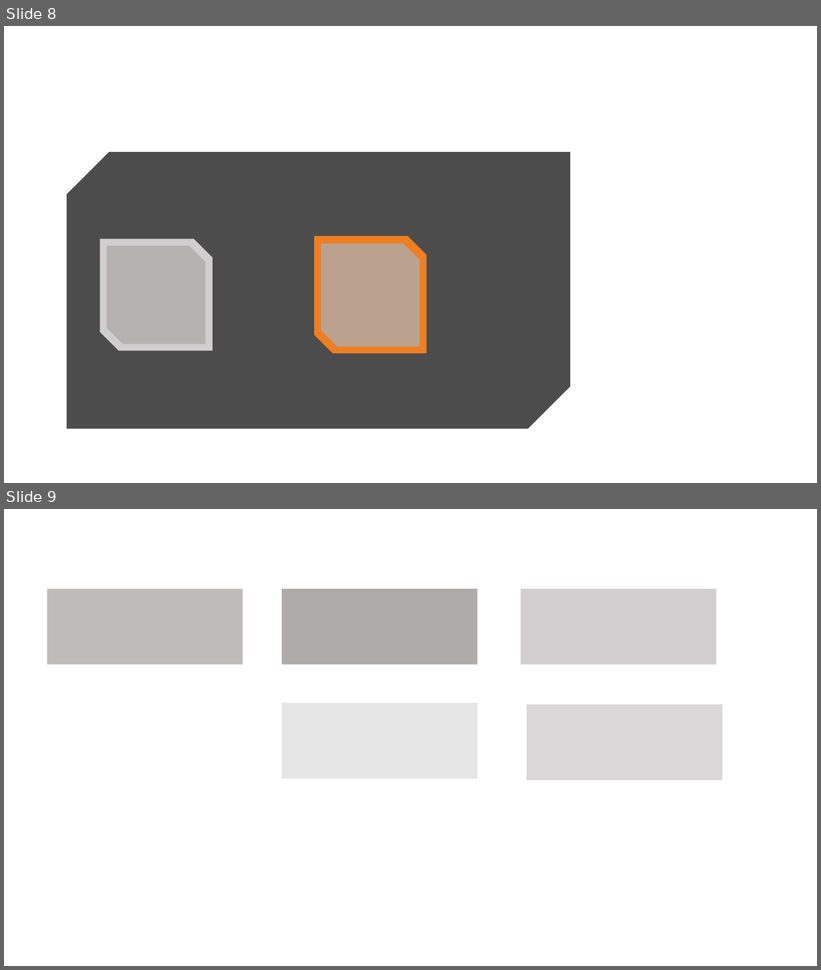
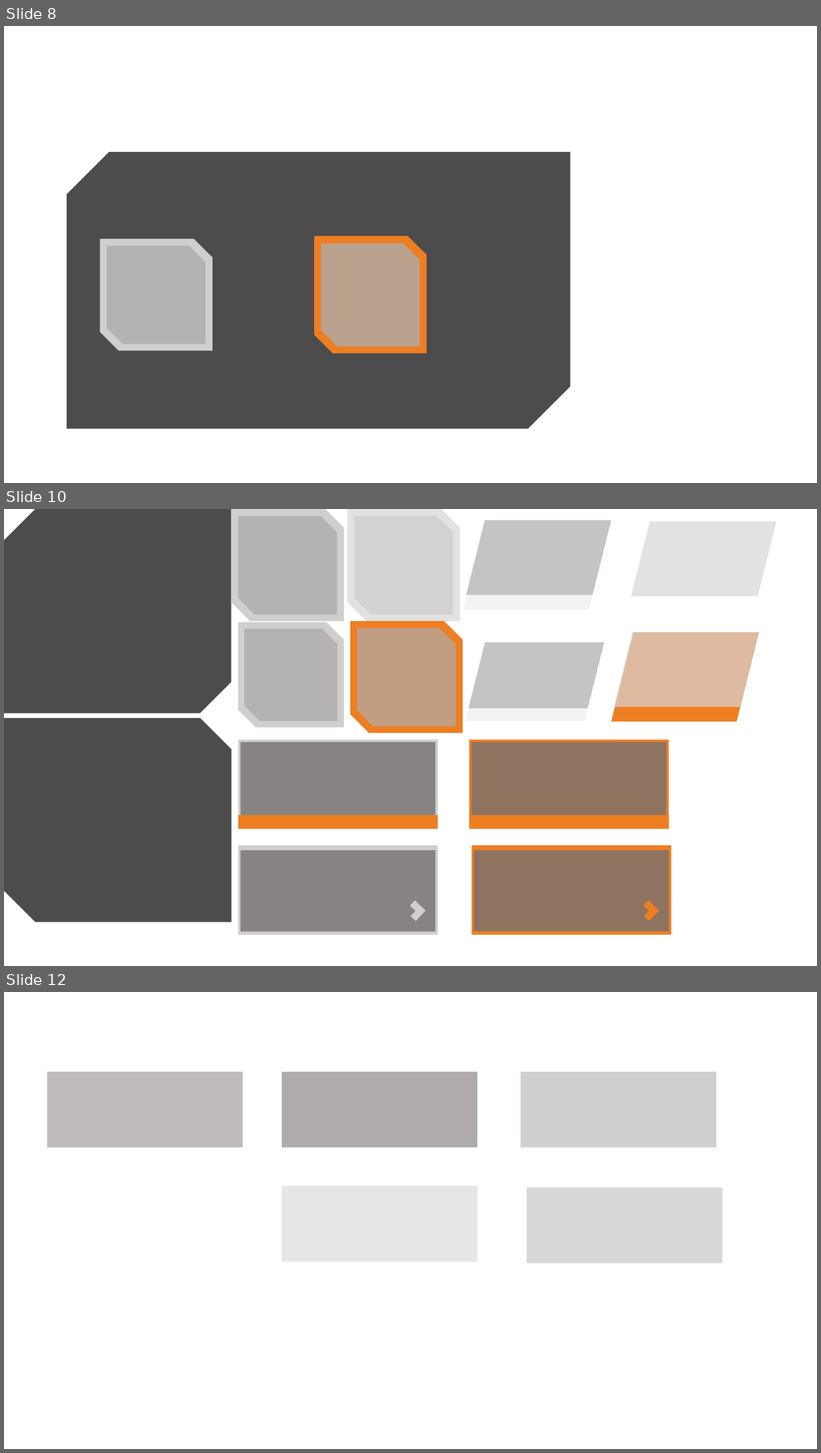
Before and after one commit to Seoha57/SW, a slide deck: Projects/SW_Design/UI/UI_design.pptx. Shown one above the other, each under a label of ours: slides 8 and 9 before the commit, slides 8, 10 and 12 after it; the slides between them are not shown. The pictures are 821x970 and 821x1453 pixels, drawn with LibreOffice and Linux fonts; fonts in the diff are those of the drawing. Boxes give left, top, right and bottom in pixels: in the first picture for what was removed or moved away, otherwise in the second. Text is boxed around its words. In the diff, an @@ line names an element or a change of style, - is before the commit and + after.

```diff
--- a/Projects/SW_Design/UI/UI_design.pptx
+++ b/Projects/SW_Design/UI/UI_design.pptx
@@ slide 10 added at (4, 509, 817, 966), background #FFFFFF @@
@@ snip diag rect added at (4, 509, 232, 714), fill #000000 at 70% opacity @@
@@ snip diag rect added at (232, 509, 345, 621), fill #D0CECE @@
@@ snip diag rect added at (238, 516, 337, 615), fill #AFABAB at 80% opacity @@
@@ snip diag rect added at (347, 509, 460, 621), fill #E3E1E1 @@
@@ snip diag rect added at (354, 516, 453, 615), fill #D0CECE at 80% opacity @@
@@ parallelogram added at (463, 521, 611, 610), fill #F2F2F2 @@
@@ parallelogram added at (467, 521, 612, 595), fill #999595 at 50% opacity @@
@@ parallelogram added at (628, 522, 776, 611), fill #FFFFFF @@
@@ parallelogram added at (632, 522, 777, 597), fill #D8D6D6 at 70% opacity @@
@@ snip diag rect added at (238, 623, 344, 728), fill #D0CECE @@
@@ snip diag rect added at (350, 621, 463, 733), fill #EE7E22 @@
@@ snip diag rect added at (244, 629, 337, 722), fill #AFABAB at 80% opacity @@
@@ snip diag rect added at (357, 628, 456, 727), fill #AFABAB at 70% opacity @@
@@ parallelogram added at (467, 642, 605, 722), fill #F2F2F2 @@
@@ parallelogram added at (469, 642, 605, 708), fill #999595 at 50% opacity @@
@@ parallelogram added at (612, 632, 759, 722), fill #EE7E22 @@
@@ parallelogram added at (614, 632, 759, 707), fill #D8D6D6 at 70% opacity @@
@@ snip diag rect added at (4, 718, 232, 923), fill #000000 at 70% opacity @@
@@ rectangle added at (238, 739, 438, 829), fill #D0CECE @@
@@ rectangle added at (241, 742, 435, 815), fill #767171 at 80% opacity @@
@@ rectangle added at (469, 739, 669, 829), fill #EE7E22 @@
@@ rectangle added at (472, 742, 667, 815), fill #767171 at 80% opacity @@
@@ rectangle added at (238, 815, 438, 829), fill #EE7E22 @@
@@ rectangle added at (469, 815, 669, 829), fill #EE7E22 @@
@@ rectangle added at (238, 846, 438, 935), fill #D0CECE @@
@@ rectangle added at (241, 851, 435, 931), fill #767171 at 80% opacity @@
@@ rectangle added at (472, 846, 671, 935), fill #EE7E22 @@
@@ rectangle added at (475, 851, 669, 931), fill #767171 at 80% opacity @@
@@ corner added at (405, 901, 425, 921), fill #D0CECE @@
@@ corner added at (639, 901, 659, 921), fill #EE7E22 @@
@@ what was slide 9 is now slide 12 @@
```
Also in this commit, not shown: 1 slide changed, 3 other slides added, 1 slide removed, 48 other files.
